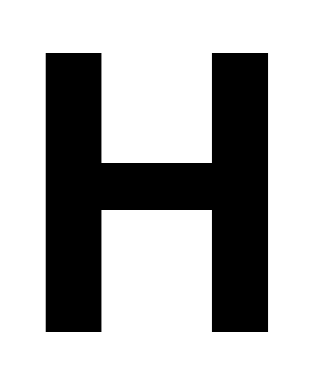
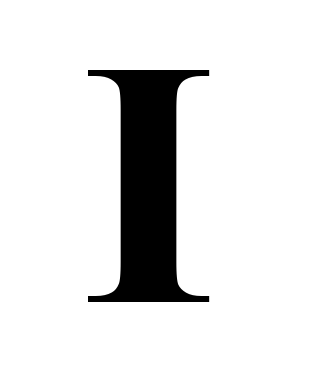
Before/after of a 319px x 368px layered artwork. What changed in the layer stack:
added layer "I" above "Background" over [88, 70, 210, 302]
painted on "Background" over [45, 53, 269, 332]
